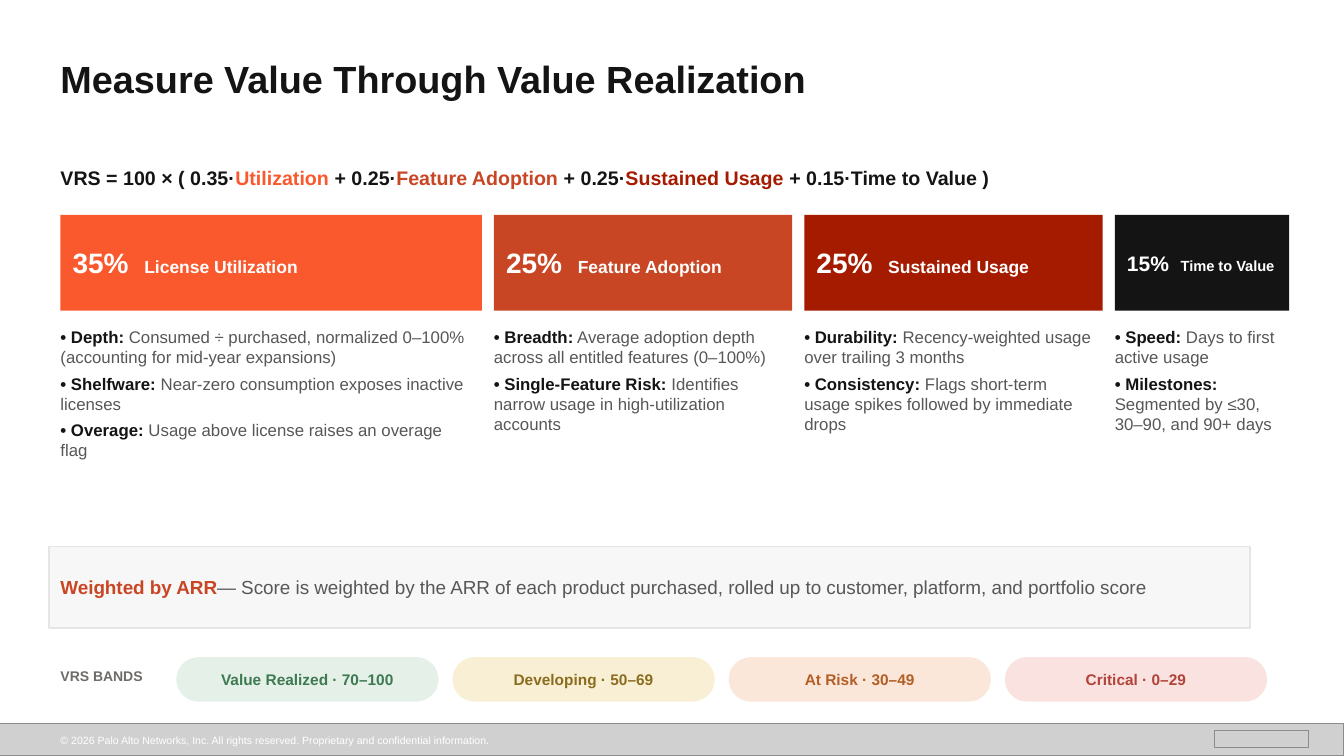
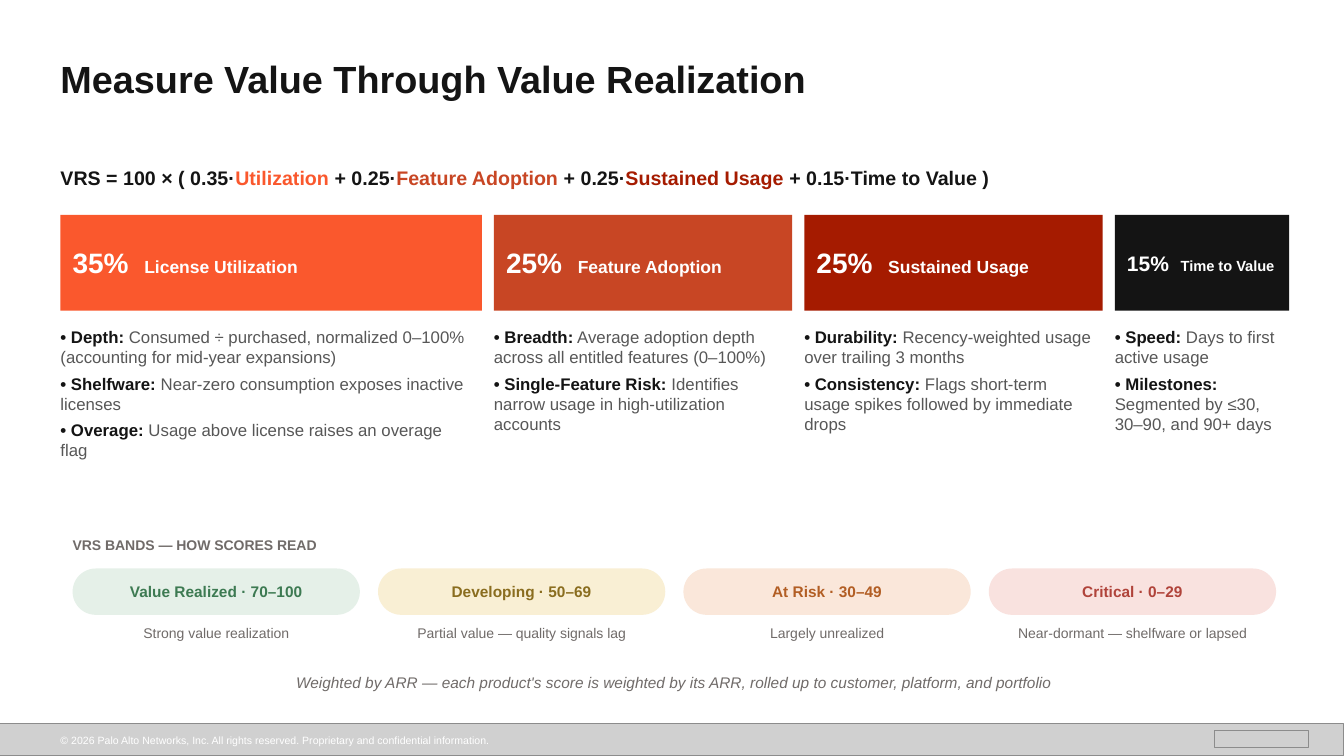
Before and after one commit to erink777-bit/panw-adoption-analytics, a slide deck: slide 3 of executive_presentation.pptx. Drawn at 1344x756 pixels with LibreOffice and Linux fonts; fonts in the diff are those of the drawing; grey boxes stand for pictures; background and template pictures are left out. Boxes give left, top, right and bottom in pixels: in the first picture for what was removed or moved away, otherwise in the second. Text is boxed around its words. In the diff, an @@ line names an element or a change of style, - is before the commit and + after.

```diff
--- a/executive_presentation.pptx
+++ b/executive_presentation.pptx
@@ rectangle removed at bbox=[49, 546, 1251, 628] @@
@@ rounded rectangle "Value Realized · 70–100": place and size @@
-rounded rectangle "Value Realized · 70–100" at bbox=[176, 657, 439, 702]
+rounded rectangle "Value Realized · 70–100" at bbox=[73, 569, 360, 615]
@@ text added at bbox=[73, 540, 317, 550], 10 pt, text #706B69, bold @@
+VRS BANDS — HOW SCORES READ
@@ rounded rectangle "Developing · 50–69": place and size @@
-rounded rectangle "Developing · 50–69" at bbox=[453, 657, 715, 702]
+rounded rectangle "Developing · 50–69" at bbox=[378, 569, 665, 615]
@@ rounded rectangle "At Risk · 30–49": place and size @@
-rounded rectangle "At Risk · 30–49" at bbox=[729, 657, 991, 702]
+rounded rectangle "At Risk · 30–49" at bbox=[684, 569, 971, 615]
@@ rounded rectangle "Critical · 0–29": place and size @@
-rounded rectangle "Critical · 0–29" at bbox=[1005, 657, 1267, 702]
+rounded rectangle "Critical · 0–29" at bbox=[989, 569, 1276, 615]
@@ text added at bbox=[143, 628, 290, 641], 10 pt, text #706B69 @@
+Strong value realization
@@ text added at bbox=[417, 628, 626, 641], 10 pt, text #706B69 @@
+Partial value — quality signals lag
@@ text added at bbox=[770, 628, 884, 641], 10 pt, text #706B69 @@
+Largely unrealized
@@ text added at bbox=[1018, 628, 1247, 641], 10 pt, text #706B69 @@
+Near-dormant — shelfware or lapsed
@@ text removed at bbox=[60, 671, 143, 681] @@
-VRS BANDS
@@ text "Weighted by ARR — each ..." at bbox=[296, 677, 1051, 691]: vertical alignment middle to top @@
@@ text at bbox=[296, 677, 1051, 691]: text changed; size 13.5 to 11 pt; text colour #575757 to #706B69; italic on @@
-Weighted by ARR— Score is weighted by the ARR of each product purchased, rolled up to customer, platform, and portfolio score
+Weighted by ARR — each product's score is weighted by its ARR, rolled up to customer, platform, and portfolio
```
Also in this commit, not shown: 2 other slides changed, 4 other files.
